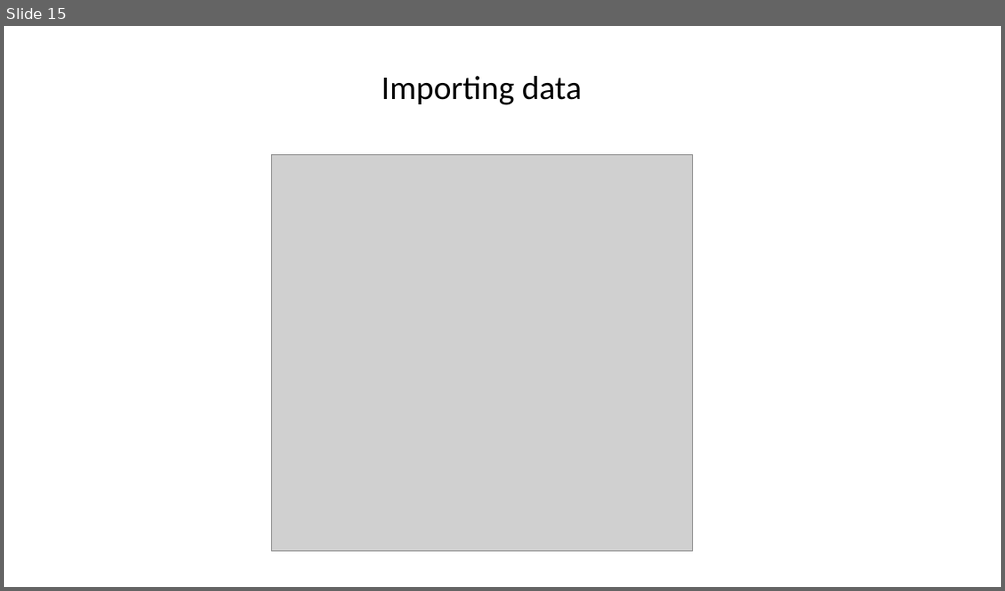
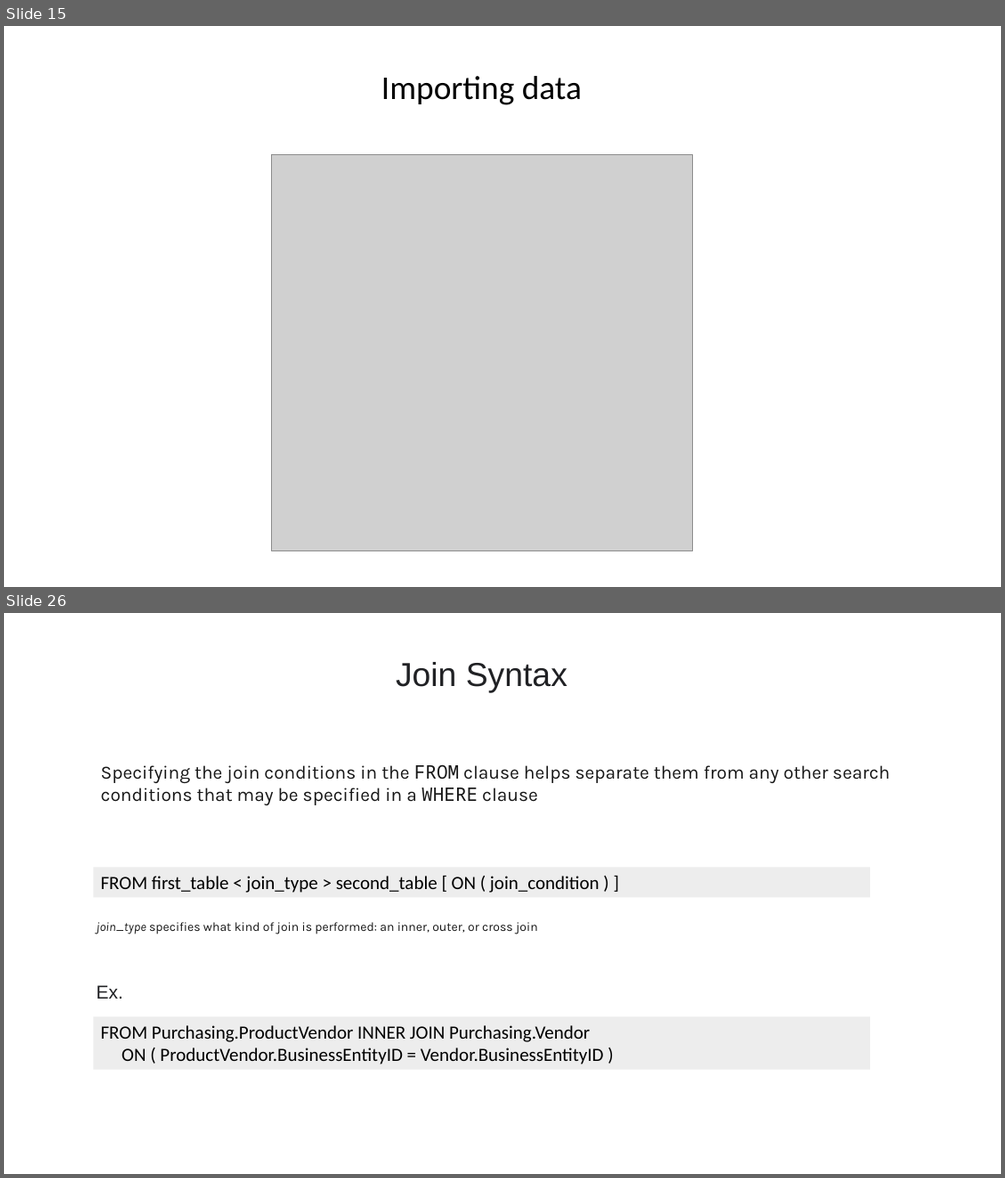
Before and after one commit to mohadese-safari/SQL-Training, a slide deck: presentation/SQL.pptx. Shown one above the other, each under a label of ours: slide 15 before the commit, slides 15 and 26 after it; the slides between them are not shown. The pictures are 1005x591 and 1005x1178 pixels, drawn with LibreOffice and Linux fonts; fonts in the diff are those of the drawing; grey boxes stand for pictures. Boxes give left, top, right and bottom in pixels: in the first picture for what was removed or moved away, otherwise in the second. Text is boxed around its words. In the diff, an @@ line names an element or a change of style, - is before the commit and + after.

Commit message:
Join exercises solved and presentation progressed

```diff
--- a/presentation/SQL.pptx
+++ b/presentation/SQL.pptx
@@ slide 26 added at (4, 613, 1001, 1174), background #FFFFFF @@
@@ text added at (396, 662, 567, 692), 32 pt, text #202124 @@
+Join Syntax
@@ text added at (101, 764, 890, 805), 18 pt, text #171717 @@
+Specifying the join conditions in the FROM clause helps separate them from any other search conditions that may be specified in a WHERE clause
@@ rectangle added at (93, 868, 870, 897), fill #EDEDED, 18 pt, text #000000 @@
+FROM first_table < join_type > second_table [ ON ( join_condition ) ]
@@ text added at (97, 922, 538, 934), 12 pt, text #171717 @@
+join_type specifies what kind of join is performed: an inner, outer, or cross join
@@ text added at (97, 985, 123, 998), 18 pt, text #202124 @@
+Ex.
@@ rectangle added at (93, 1017, 870, 1070), fill #EDEDED, 18 pt, text #000000 @@
+FROM Purchasing.ProductVendor INNER JOIN Purchasing.Vendor
+ON ( ProductVendor.BusinessEntityID = Vendor.BusinessEntityID )
```
Also in this commit, not shown: 20 other slides added, 18 other files.
